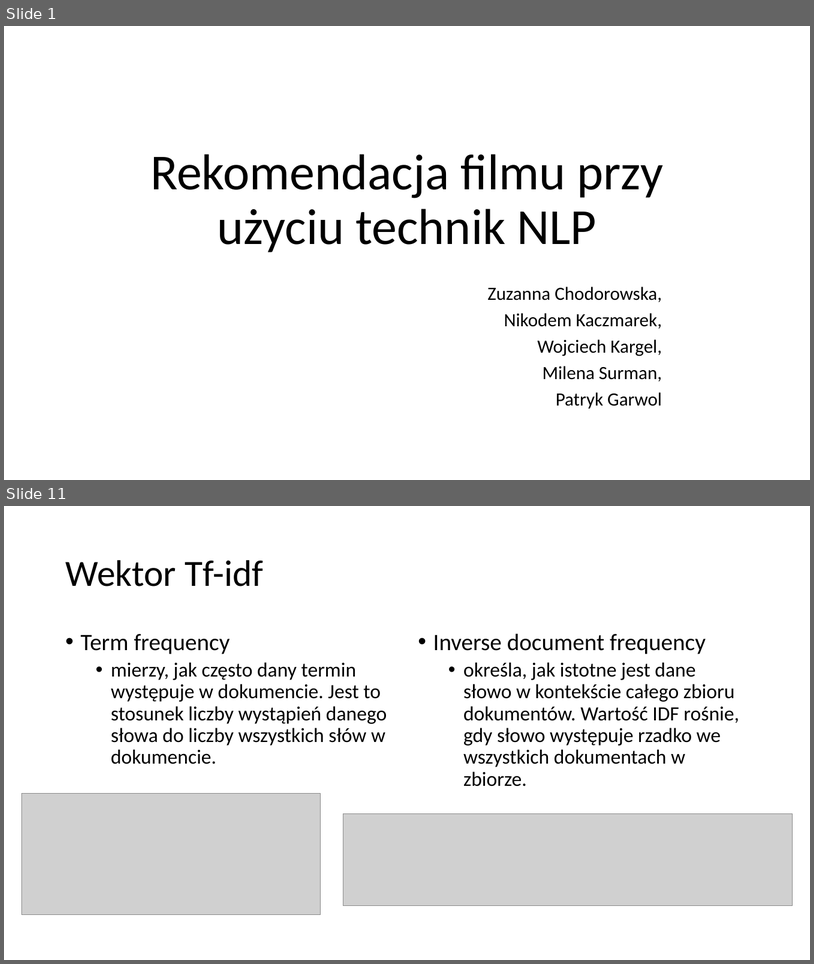
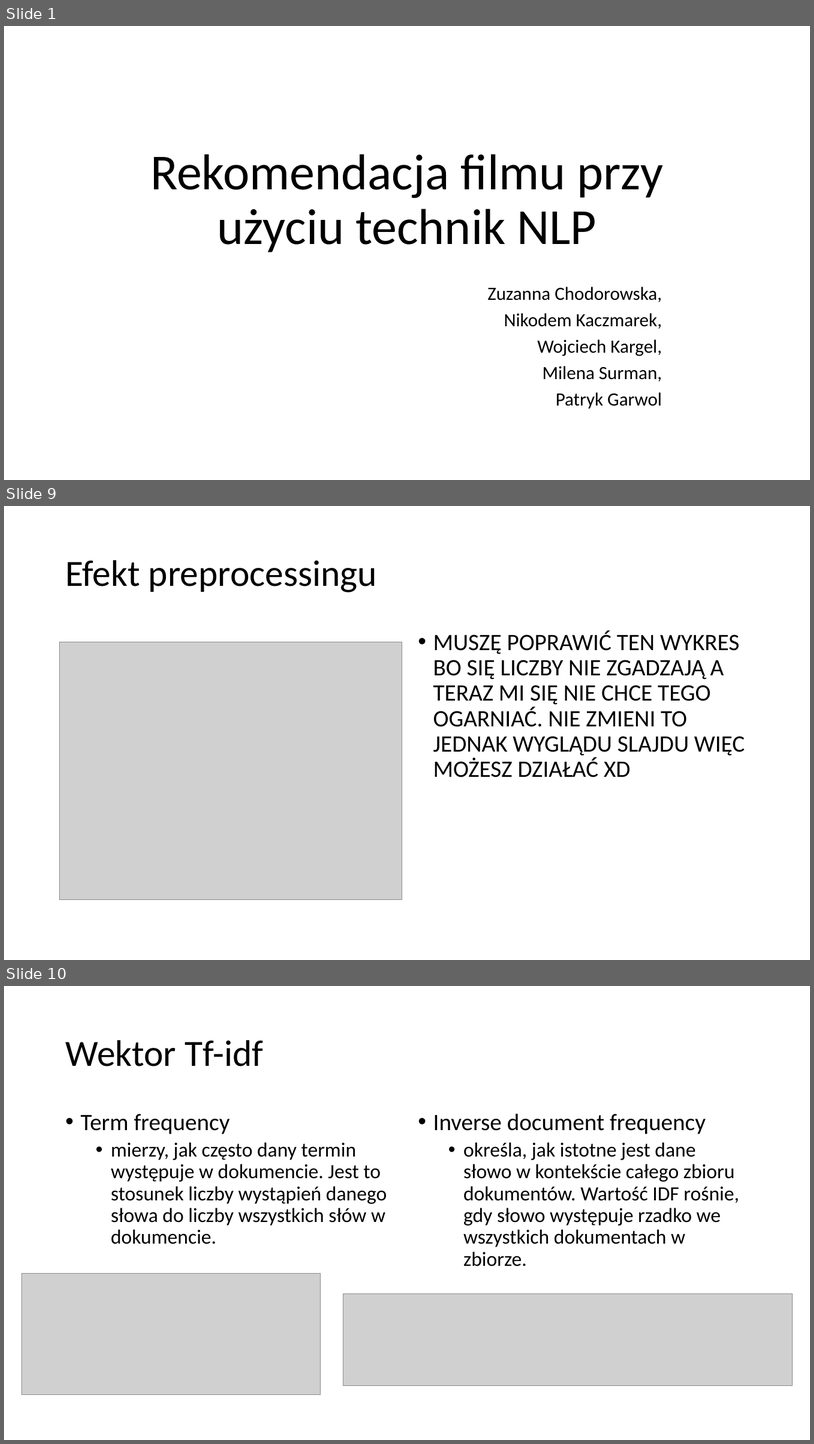
Before and after one commit to pgarwol/MovieRecommender, a slide deck: RekomendacjaFilmu.pptx. Shown one above the other, each under a label of ours: slides 1 and 11 before the commit, slides 1, 9 and 10 after it; the slides between them are not shown. The pictures are 814x964 and 814x1444 pixels, drawn with LibreOffice and Linux fonts; fonts in the diff are those of the drawing; grey boxes stand for pictures. Boxes give left, top, right and bottom in pixels: in the first picture for what was removed or moved away, otherwise in the second. Text is boxed around its words. In the diff, an @@ line names an element or a change of style, - is before the commit and + after.

```diff
--- a/RekomendacjaFilmu.pptx
+++ b/RekomendacjaFilmu.pptx
@@ slide 9 added at <box>4,506,810,960</box>, background #FFFFFF @@
@@ title added at <box>65,560,377,592</box>, 44 pt, text #000000 @@
+Efekt preprocessingu
@@ text added at <box>434,630,745,777</box>, 28 pt, text #000000 @@
+• MUSZĘ POPRAWIĆ TEN WYKRES BO SIĘ LICZBY NIE ZGADZAJĄ A TERAZ MI SIĘ NIE CHCE TEGO OGARNIAĆ. NIE ZMIENI TO JEDNAK WYGLĄDU SLAJDU WIĘC MOŻESZ DZIAŁAĆ XD
@@ picture added at <box>60,642,402,899</box> @@
@@ what was slide 11 is now slide 10 @@
```
Also in this commit, not shown: 8 slides changed, 5 other slides added, 7 slides removed.
